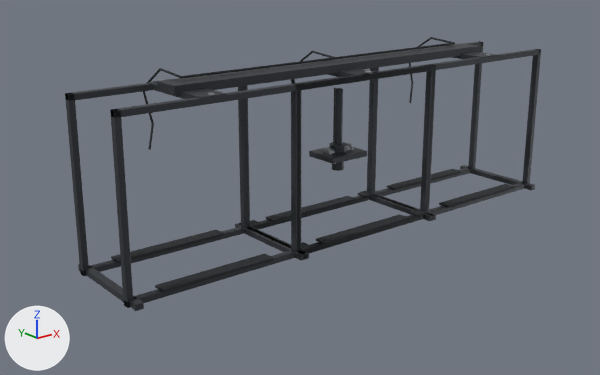
One commit to the glTF model public/models/tv-suspension.glb: the scene before it, then after it.
The view is the same before and after, from a 50 mm camera at (-8.48, -9.62, 3.39) aimed at (-0.49, 0.35, -0.6). The lights are fixed; the arrows at lower left show +X, +Y and +Z. The first picture is the older version. Where no turn or scale is listed for an object, it has been applied to the vertices.

In view in the first picture: 'CeilingPlate_PowderCoat', 'Cradle_PowderCoat', 'TripleCradle_CableJacket', 'TripleCradle_PowderCoat' and 5 more.
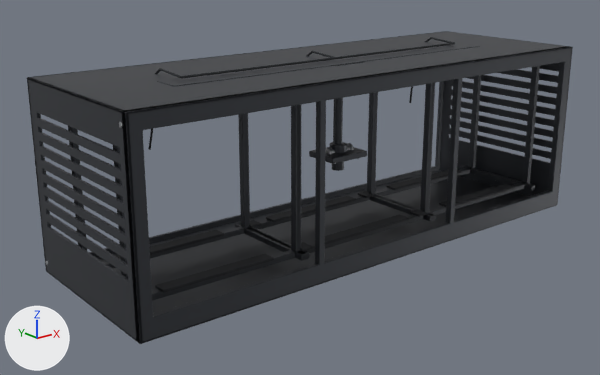
Location of each change, (x1, y1, x2, y2) in pixels of the pictures (600 x 375 px):
'TripleHousing_PowderCoat', added: after (27, 31, 573, 344)

What changed in the scene script:
```text
Add me_left_pierced_ventilation_end_cap:
    me_left_pierced_ventilation_end_cap.from_pydata(...)  # 2296 vertices, 4746 faces; spans x -4.28..4.28, y -1.25..1.66, z -1.48..1.41
    me_left_pierced_ventilation_end_cap.materials.append(mat_powdercoat)  # dark grey #42454b
Add ob_triplehousing_powdercoat:
    ob_triplehousing_powdercoat = bpy.data.objects.new('TripleHousing_PowderCoat', me_left_pierced_ventilation_end_cap)
    ob_triplehousing_powdercoat.location = (0.0, 0.0, 0.0)
```
